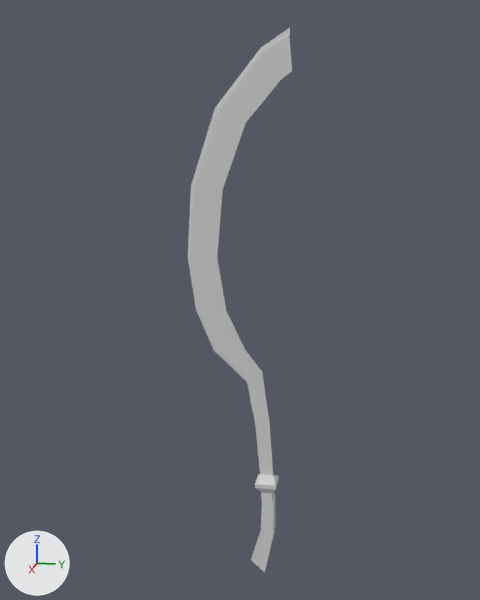
An edit to the COLLADA model art/meshes/props/kush_khopesh.dae, drawn before and after from the same camera.
One viewpoint serves both versions: a camera (50 mm lens) standing at (2.93, 0.44, 1.82) and looking at (-0.03, -0.15, 1.08). Lighting does not change. The marker at lower left points along +X, +Y and +Z. Where no turn or scale is listed for an object, it has been applied to the vertices. Vertices at the same position are counted once.

Names of what the first picture shows: 'khopesh_low'.
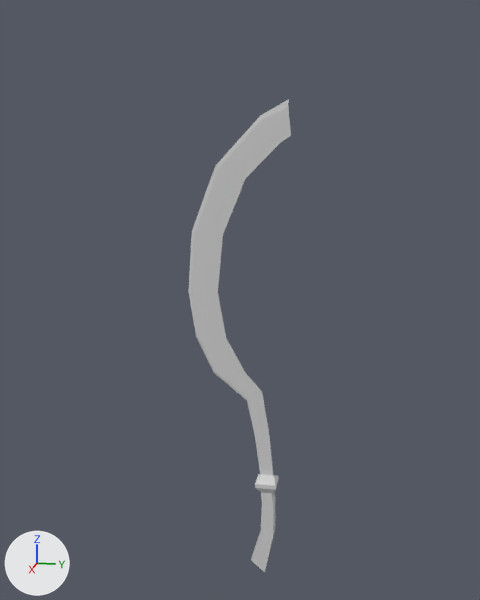
The newer file is also rescaled (x0.0244) as a whole; pictures and numbers use the older file's frame.

What differs and where, as boxes (x1, y1, x2, y2) in the pictures (480 x 600 px):
'khopesh_low', reshaped (13% shorter)
    before: (188, 28, 292, 572)
    after: (188, 99, 291, 572)
part 1 of me_plane_004, built on
    before: (188, 28, 292, 464)
    after: (188, 99, 291, 464)

The change, as a list of edits to the scene's bpy script:
```text
Change me_plane_004:
    used by ob_khopesh_low; location = (0.0, -0.155, 0.98)
    remove me_plane_004.from_pydata(...)  # 109 vertices, 148 faces; spans x -0.05..0.05, y -0.23..0.23, z -1.28..1.28
    add me_plane_004.from_pydata(...)  # 109 vertices, 170 faces; spans x -0.05..0.05, y -0.23..0.23, z -1.28..1.0
    me_plane_004 part 1
    8 vertices are removed from x 0.0, y -0.07..0.23, z -0.13..1.28
    17 faces are deleted
    6 vertices in x 0.0, y -0.2..-0.05, z 0.06 move by (0.0, 0.0, -0.14)
    4 vertices in x 0.0, y -0.23..-0.09, z 0.31 move by (0.0, 0.0, -0.17)
    4 vertices in x 0.0, y -0.12..0.04, z -0.14..-0.13 move by (0.0, 0.0, -0.11)
    4 vertices in x 0.0, y 0.05..0.12, z -0.28..-0.23 move by (0.0, 0.0, -0.1)
    4 vertices in x 0.0, y 0.09, z -0.51 move by (0.0, 0.0, -0.06)
    3 vertices in x 0.0, y -0.2..-0.07, z 0.61..0.62 move by (0.0, 0.0, -0.2)
    20 vertices move from x 0.0, y -0.22..0.23, z -0.48..1.25 to x 0.0, y -0.22..0.23, z -0.55..0.97
    8 vertices are added at x 0.0, y -0.07..0.23, z -0.24..1.0
    39 new faces join them
```
